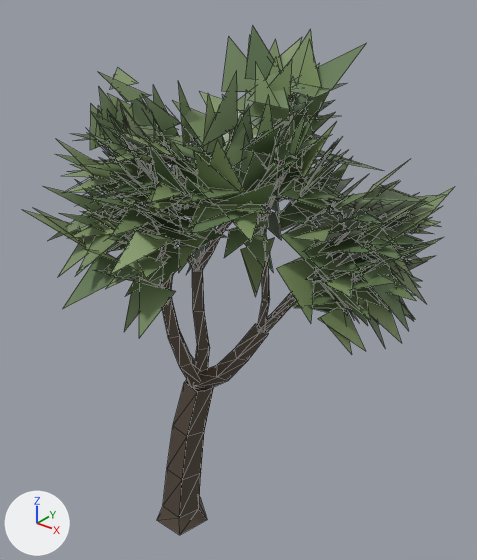
The glTF model godot/assets/models/tree_round_c.glb: old version first, new version second.
The view is the same before and after, from a 50 mm lens placed at (4.85, -4.83, 6.86), pointed at (0.64, 0.42, 3.6). The axes (+X, +Y, +Z) are drawn at lower left. The lights are the same throughout. The older version comes first. Mesh edges are drawn as thin lines. Vertices at exactly the same position are counted once.

In view in the first picture: 'tree_round_c'.
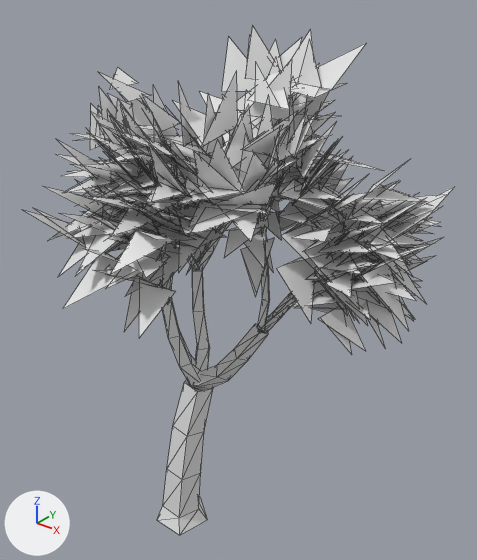
What differs and where, as boxes (x1, y1, x2, y2) in the pictures (477 x 560 px):
part 1 of me_tree_round_c, recoloured: (72, 90, 420, 535) in both
part 2 of me_tree_round_c, recoloured (green to white): (23, 26, 454, 354) in both

Patch to the scene script:
```diff
--- a/godot/assets/models/tree_round_c.glb.py
+++ b/godot/assets/models/tree_round_c.glb.py
@@ me_tree_round_c @@
 me_tree_round_c.from_pydata(...)  # 2197 vertices, 1198 faces; spans x -1.32..2.84, y -1.65..2.06, z -0.02..6.23
 # used by ob_tree_round_c; location = (0.0, 0.0, 0.0)
+# me_tree_round_c part 1: 702 faces centred in x -0.87..2.49, y -1.14..1.65, z 0.05..5.51 are repainted in the vertex colours; the middle colour goes from brown #6e6656 to white #ffffff
+# me_tree_round_c part 2: 496 faces centred in x -0.99..2.52, y -1.34..1.73, z 3.62..5.87 are repainted in the vertex colours; the middle colour goes from green #859d6b to white #ffffff
 me_tree_round_c.materials.append(mat_bark)
```
